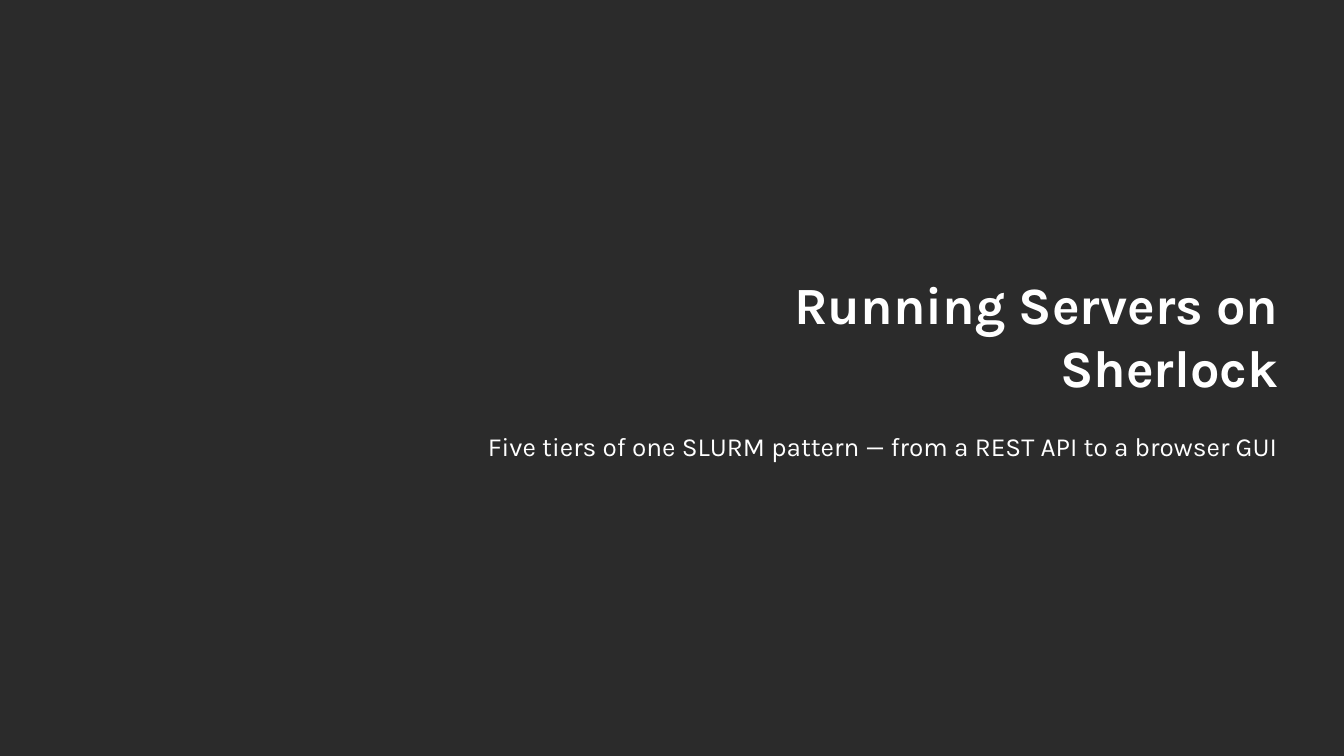
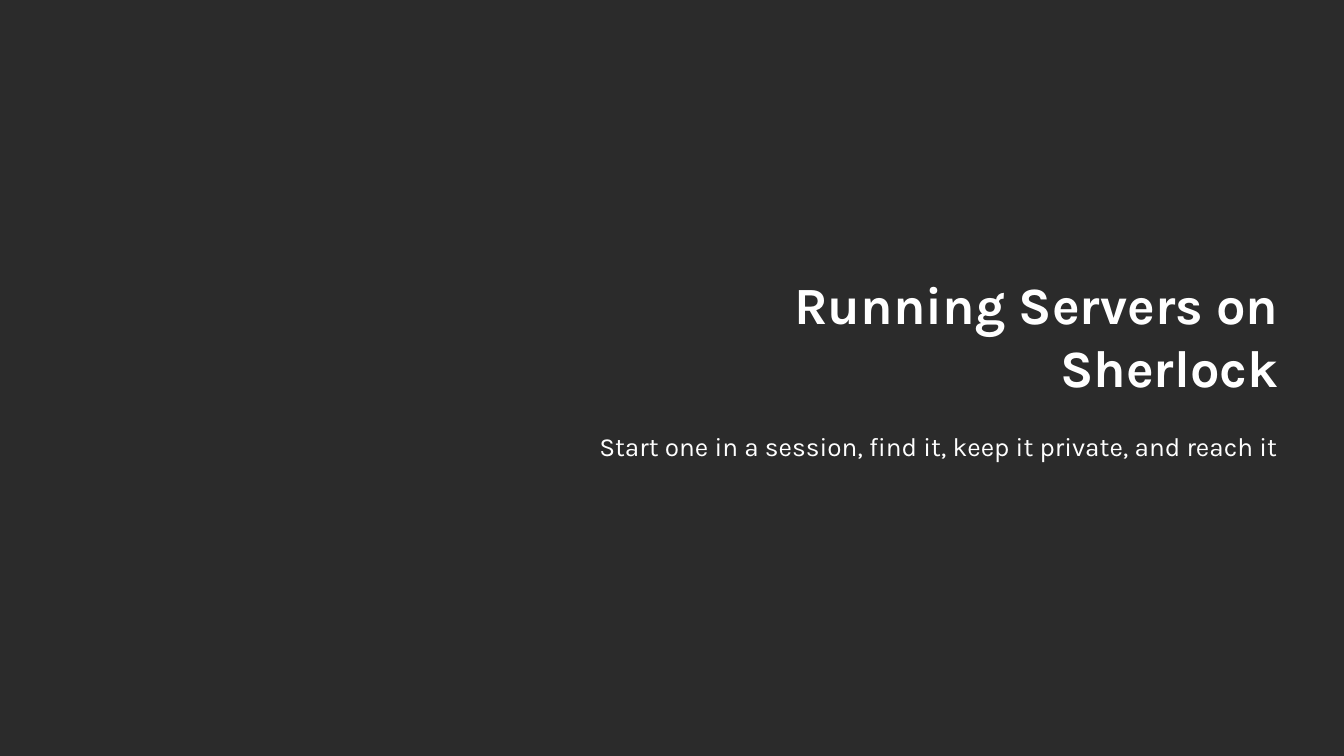
Before and after one commit to stanford-rc/hpc-server-workshop, a slide deck: slide 1 of HPC-Server-Workshop.pptx. Drawn at 1344x756 pixels with LibreOffice and Linux fonts; fonts in the diff are those of the drawing; background and template pictures are left out; a plain dark background stands for a picture behind light text. Boxes give left, top, right and bottom in pixels: in the first picture for what was removed or moved away, otherwise in the second. Text is boxed around its words. In the diff, an @@ line names an element or a change of style, - is before the commit and + after.

Commit message:
use accurate models and rebuild the slides for the tested process
- Ollama default is gemma3:4b from Sherlock's model library on Oak: the only
  candidate that fit a GPU slice and answered all three test questions
  correctly (llama3.2:3b and phi4-mini each got one wrong)
- the transformers server uses Qwen/Qwen2.5-1.5B-Instruct from the shared
  cache, loaded in half precision, with each prompt sent as a chat message;
  it returns only the reply, so the clients no longer trim the prompt
- Tier 2 README: how to list Sherlock's Ollama models, and a "compare a
  smaller model" exercise using the wrong answers seen in testing
- slides rebuilt from fill.py on the SRC template to match the READMEs:
  sh_dev sessions, address file, token, one-line tunnel, Claude Code module

```diff
--- a/HPC-Server-Workshop.pptx
+++ b/HPC-Server-Workshop.pptx
@@ subtitle at box(599, 438, 1277, 462): text changed @@
-Five tiers of one SLURM pattern — from a REST API to a browser GUI
+Start one in a session, find it, keep it private, and reach it
```
Also in this commit, not shown: 7 other slides changed, 3 slides added, 3 slides removed, 9 other files.
